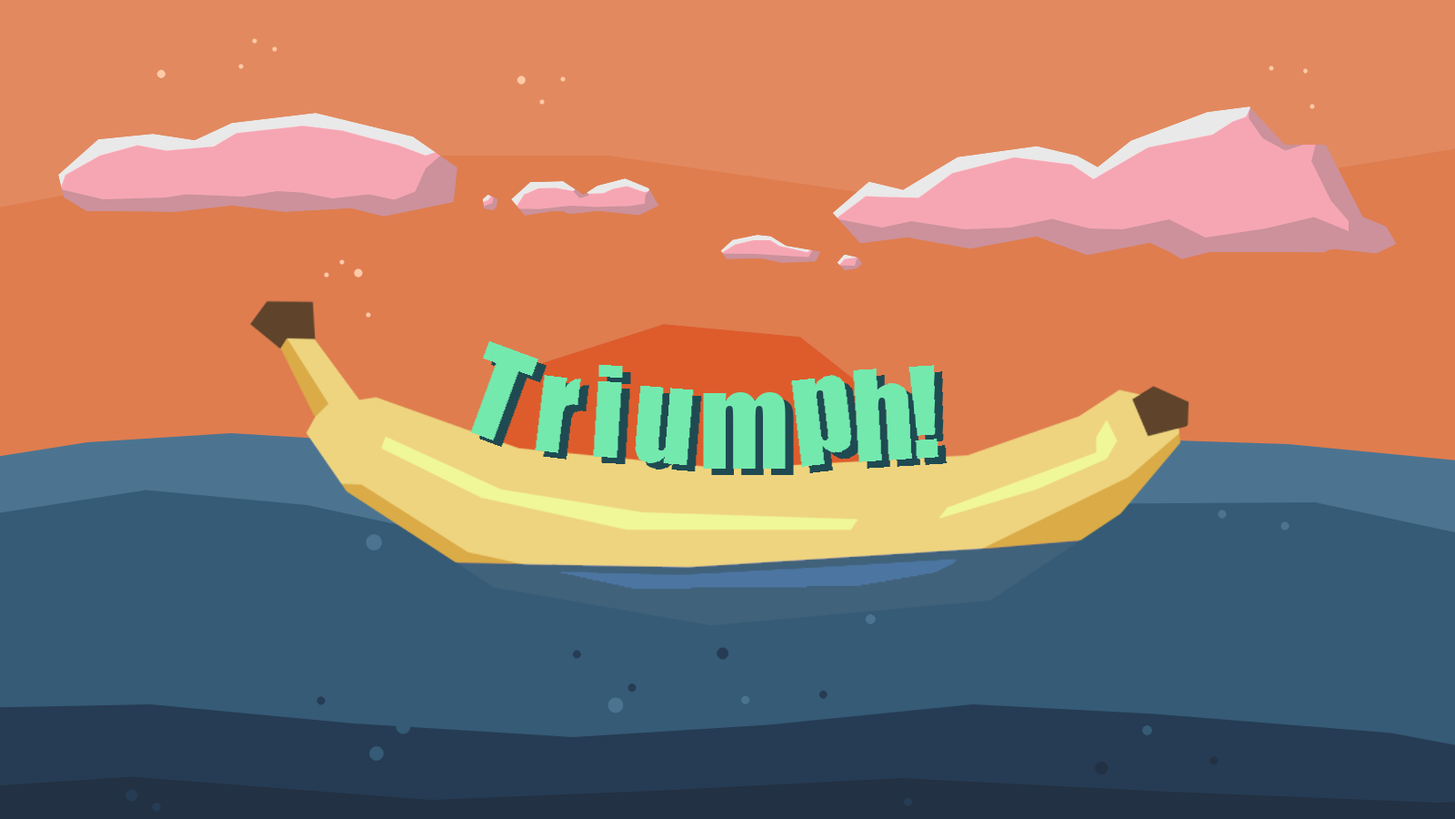
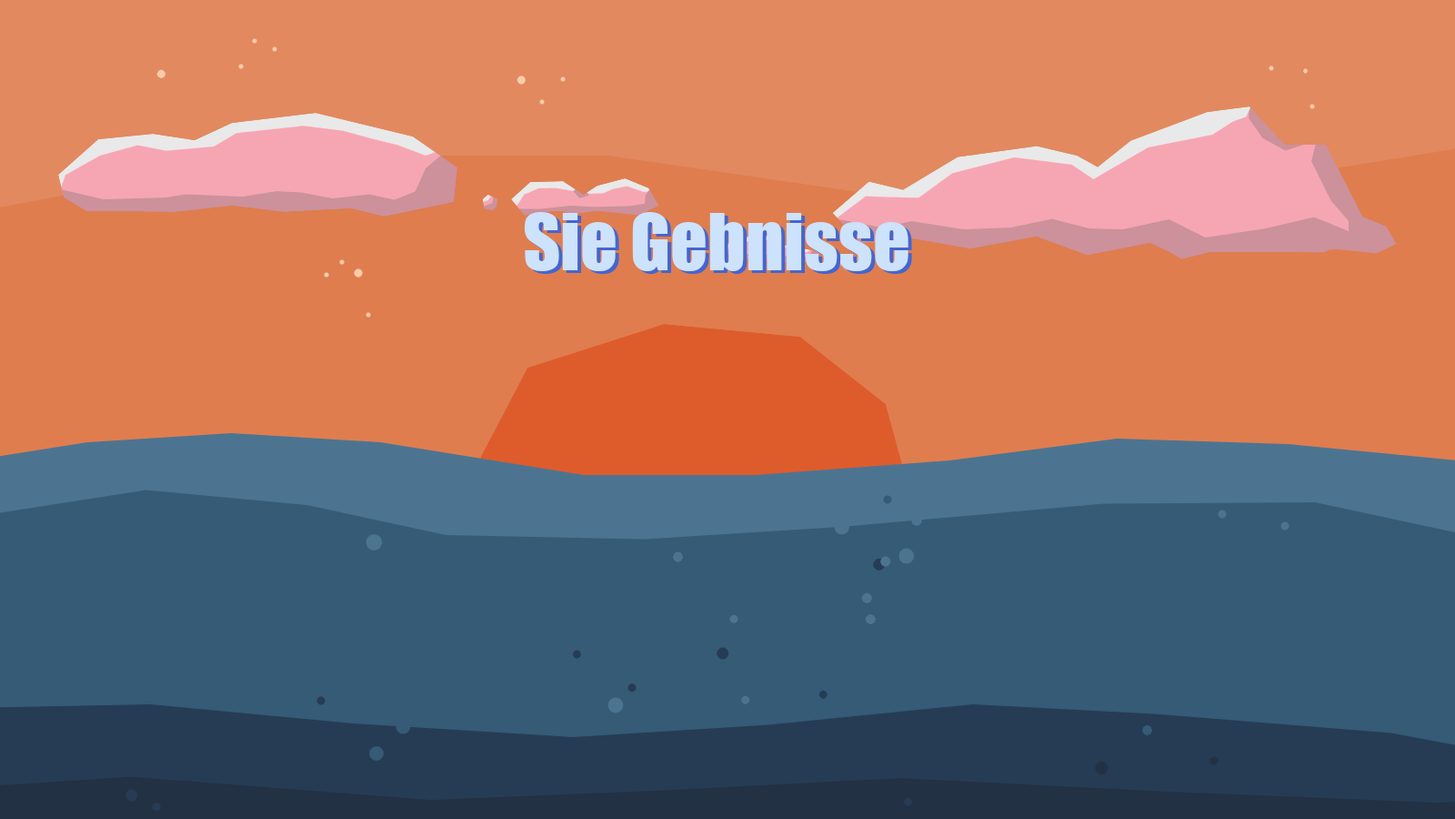
Two versions of the same layered image (1455×819). Layer-by-layer changes:
added layer "Sie Gebnisse #1" above "Eingefügte Ebene-Kopie" over bbox(523, 211, 913, 274)
hid "Triumpf!" over bbox(471, 341, 940, 469)
hid "Ebene #4" over bbox(479, 347, 948, 475)
hid "Ebene #3" over bbox(249, 300, 1190, 626)
